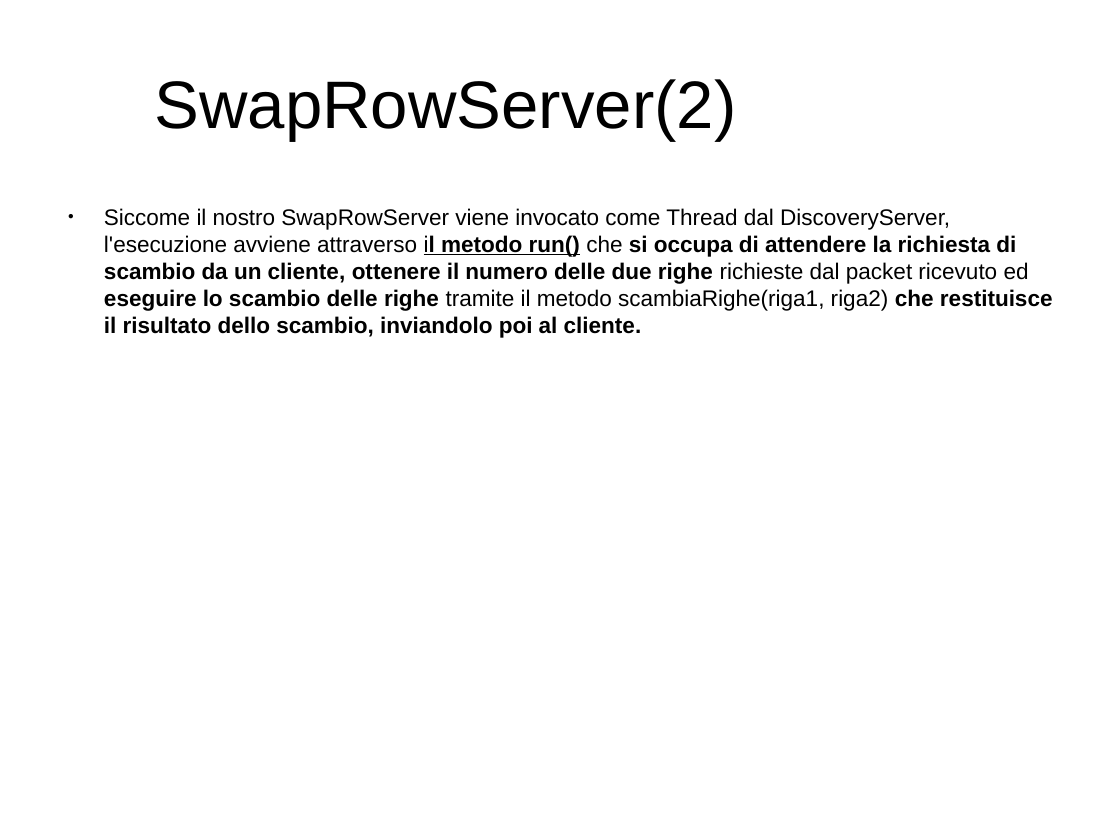
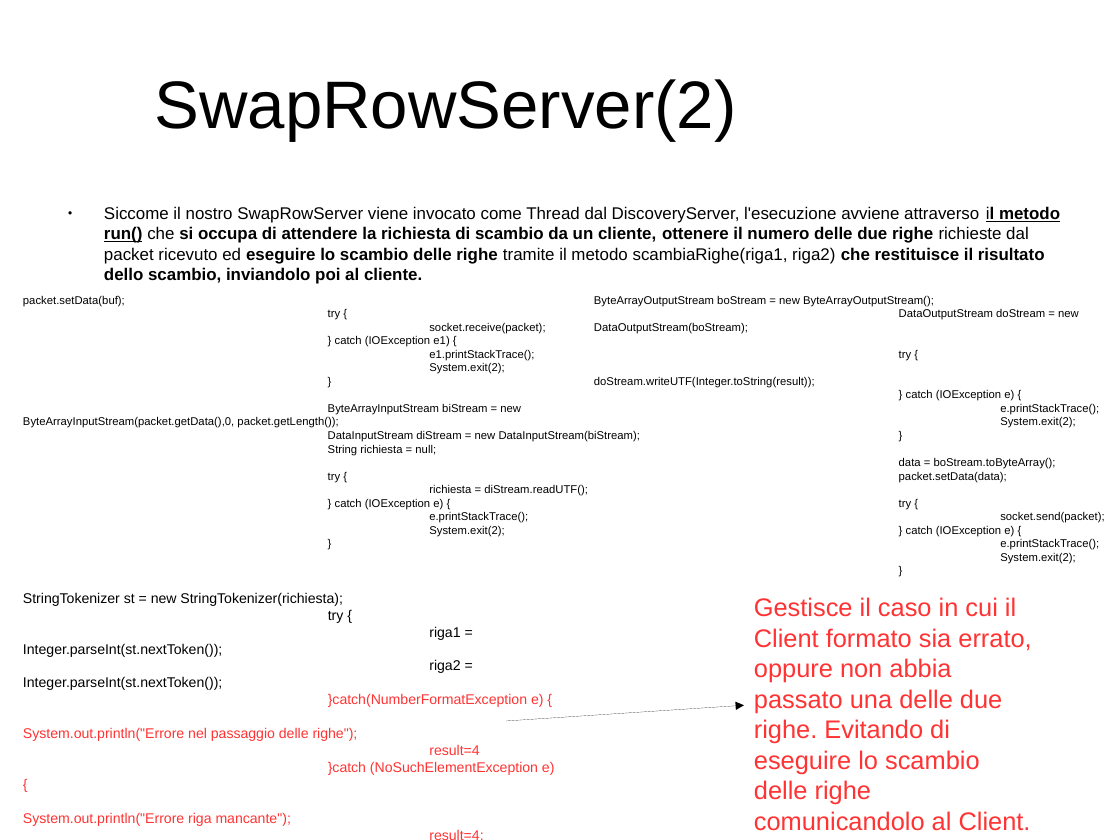
Before and after one commit to stefl3n/Esercitazione1, a slide deck: slide 3 of Presentazione/PresentazioneSwapRowServer.odp. Drawn at 1120x840 pixels with LibreOffice and Linux fonts; fonts in the diff are those of the drawing; background and template pictures are left out. Boxes give left, top, right and bottom in pixels: in the first picture for what was removed or moved away, otherwise in the second. Text is boxed around its words. In the diff, an @@ line names an element or a change of style, - is before the commit and + after.

Commit message:
Presentazione finita SwapRowServer

```diff
--- a/Presentazione/PresentazioneSwapRowServer.odp
+++ b/Presentazione/PresentazioneSwapRowServer.odp
@@ text "Siccome il nostro SwapRowServer viene ..." at bbox=[104, 206, 1060, 284]: size 16 to 12 pt @@
@@ text added at bbox=[23, 296, 641, 537], 8 pt, text #000000 @@
+packet.setData(buf);
+try {
+socket.receive(packet);
+} catch (IOException e1) {
+e1.printStackTrace();
+System.exit(2);
+}
+ByteArrayInputStream biStream = new ByteArrayInputStream(packet.getData(),0, packet.getLength());
+DataInputStream diStream = new DataInputStream(biStream);
+String richiesta = null;
+try {
+richiesta = diStream.readUTF();
+} catch (IOException e) {
+e.printStackTrace();
+System.exit(2);
+}
@@ text added at bbox=[594, 296, 1104, 564], 8 pt, text #000000 @@
+ByteArrayOutputStream boStream = new ByteArrayOutputStream();
+DataOutputStream doStream = new DataOutputStream(boStream);
+try {
+doStream.writeUTF(Integer.toString(result));
+} catch (IOException e) {
+e.printStackTrace();
+System.exit(2);
+}
+data = boStream.toByteArray();
+packet.setData(data);
+try {
+socket.send(packet);
+} catch (IOException e) {
+e.printStackTrace();
+System.exit(2);
+}
@@ text added at bbox=[23, 592, 555, 826], 10 pt, text #FF3333 @@
+StringTokenizer st = new StringTokenizer(richiesta);
+try {
+riga1 = Integer.parseInt(st.nextToken());
+riga2 = Integer.parseInt(st.nextToken());
+}catch(NumberFormatException e) {
+System.out.println("Errore nel passaggio delle righe");
+result=4
+}catch (NoSuchElementException e) {
+System.out.println("Errore riga mancante");
+result=4;
+}
+if(result!=4) {
+result = scambiaRighe(riga1, riga2);
+}
@@ text added at bbox=[754, 597, 1031, 831], 18 pt, text #FF3333 @@
+Gestisce il caso in cui il Client formato sia errato, oppure non abbia passato una delle due righe. Evitando di eseguire lo scambio delle righe comunicandolo al Client.
@@ arrow added from (506, 722) to (744, 705), #000000 0 pt @@
```
Also in this commit, not shown: 2 other files.
